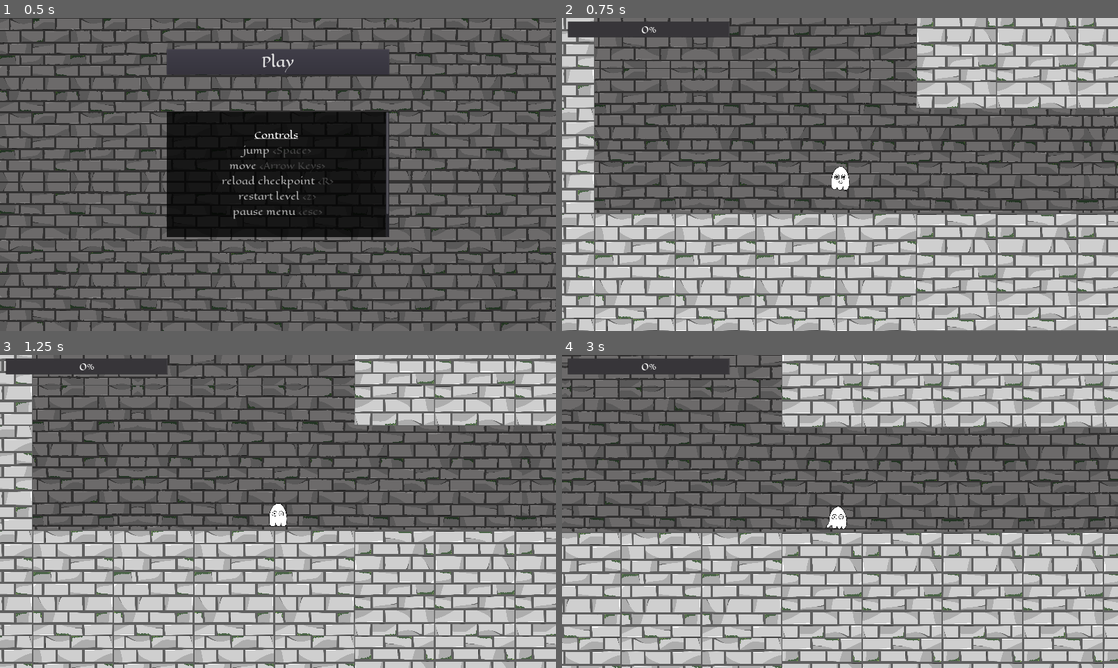
Above: before the commit, frames 1-4 (two rows, left to right).
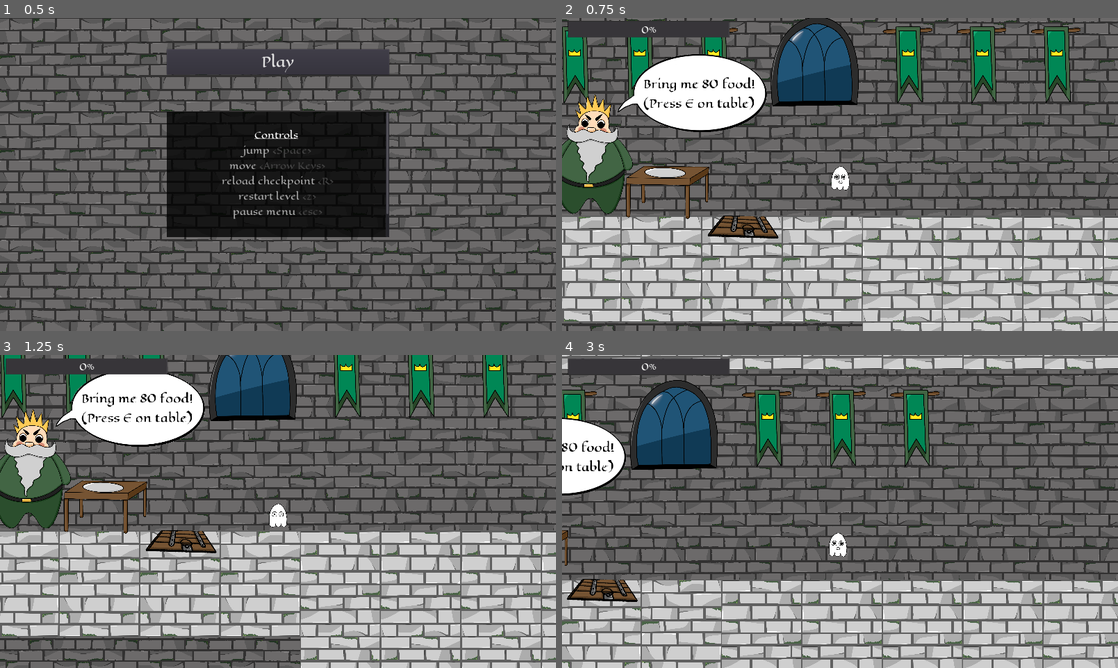
Above: after the commit, the same moments.

Repository: magic-gd/project_r
Game: Godot game, scene res://GUI/MainMenu.tscn
The game is run twice, just before and just after one commit, with the same random seed, the same clock (stepped at 60 frames per second) and the same inputs.
Inputs:
- Up to frame 1 (0.5 s): no input
- Up to frame 2 (0.75 s): click "Play" at 0.5 s
- Up to frame 3 (1.25 s): no input
- Up to frame 4 (3 s): tap E (interact) at 1.25, 2.1, 2.75 s; hold E (interact) 1.28-2.03 s; hold Right (move_right) 1.28-2.78 s; tap Space (jump) at 1.52, 1.82, 2.27, 2.57 s; hold Left (move_left) from 2.78 s (still down); hold E (interact) from 2.78 s (still down)

Frame 1 is identical in both runs. In frame 2, 59% of the frame differs, in the area x 0-100%, y 0-100%; in frame 3, 57%; in frame 4, 64%.

Commit message:
you can win

Diff:
--- a/Levels/beautiful_tower.tscn
+++ b/Levels/beautiful_tower.tscn
@@ -66,7 +66,7 @@
 [node name="beautiful_map" type="Node2D"]
 
 [node name="Character" parent="." instance=ExtResource( 3 )]
-position = Vector2( -841.292, 4846.2 )
+position = Vector2( -654.054, -12606.8 )
 z_index = 1
 overall_food_count = 89
 
--- a/Objects/FoodTable.gd
+++ b/Objects/FoodTable.gd
@@ -10,7 +10,7 @@
 	if player.food_count > PlayerData.food_delivered:
 		deliver_food(PlayerData.food_delivered - player.food_count)
 
-	if player.food_count > 90:
+	if player.food_count >= 80:
 		king_happy()
 	else:
 		king_mad()
@@ -19,8 +19,14 @@
 	pass
 
 func king_happy():
+	get_parent().get_node("SpeechBubble").win()
+	$WinTimer.start()
 	pass
 
 func king_mad():
 	animationPlayer.play("open_door")
 	pass
+
+
+func _on_WinTimer_timeout():
+	get_tree().change_scene("res://GUI/EndScreen.tscn")
--- a/Objects/FoodTable.tscn
+++ b/Objects/FoodTable.tscn
@@ -25,3 +25,8 @@
 
 [node name="CollisionShape2D" type="CollisionShape2D" parent="InteractionArea"]
 shape = SubResource( 2 )
+
+[node name="WinTimer" type="Timer" parent="."]
+wait_time = 2.0
+one_shot = true
+[connection signal="timeout" from="WinTimer" to="." method="_on_WinTimer_timeout"]
--- a/Objects/SpeechBubble.tscn
+++ b/Objects/SpeechBubble.tscn
@@ -11,14 +11,14 @@
 texture = ExtResource( 1 )
 
 [node name="Label" type="Label" parent="."]
-margin_left = -155.907
-margin_top = -110.471
-margin_right = 375.093
-margin_bottom = 102.529
+margin_left = -205.797
+margin_top = -99.7802
+margin_right = 325.203
+margin_bottom = 113.22
 custom_fonts/font = ExtResource( 2 )
 custom_colors/font_color = Color( 0, 0, 0, 1 )
-text = "Bring me food!
-(Press E)"
+text = "Bring me 80 food!
+(Press E on table)"
 __meta__ = {
 "_edit_use_anchors_": false
 }
